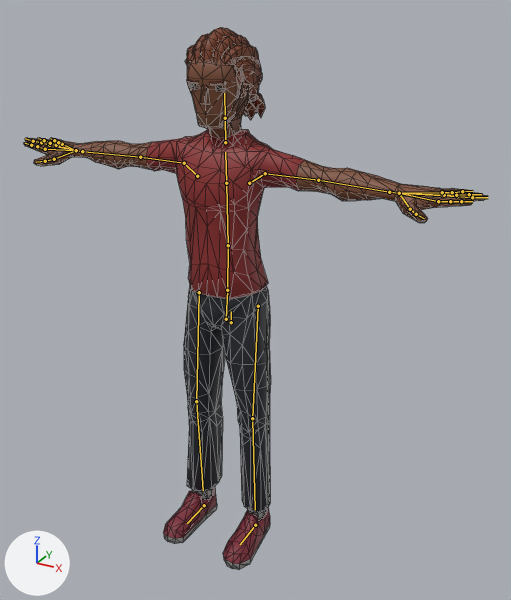
The glTF model js/models/avatars/club-crowd-vm1.glb: old version first, new version second.
Before and after are seen from a camera (50 mm lens) standing at (1.183, -1.997, 1.961) and looking at (0.13, -0.082, 1.003). Lighting does not change. The marker at lower left points along +X, +Y and +Z. The first picture is the older version. The bones that change, and the others that lie on the model, are drawn over the model as lines. Mesh edges are drawn as thin lines.

The first picture shows 'Casual2_Body'.
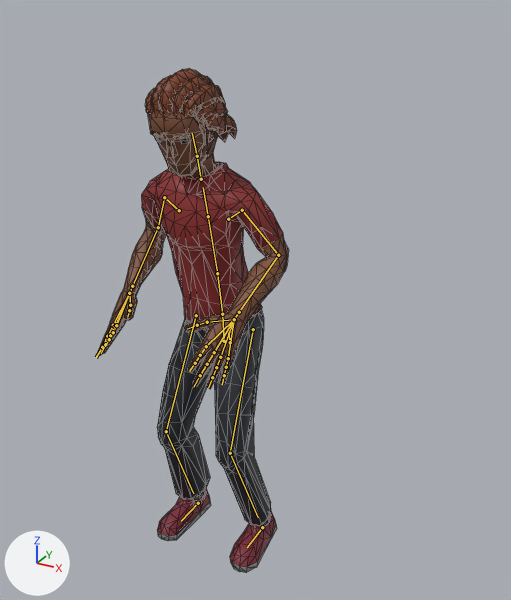
The newer file adds an action. The first version stands in its rest pose; the second is drawn at frame 13 of the action 'Groove_Skank'.

Boxes [x1, y1, x2, y2] around the edits, measured in the pictures (511 x 600 px):
'Casual2_Body', posed (58% narrower, 7% shorter)
    before: [24, 27, 487, 570]
    after: [96, 68, 289, 573]
bone 'Body', root to tip
    before: (231, 322) to (231, 311)
    after: (230, 342) to (228, 332)
bone 'Abdomen', root to tip
    before: (227, 290) to (228, 245)
    after: (222, 314) to (217, 273)
bone 'Torso', root to tip
    before: (228, 245) to (226, 183)
    after: (217, 273) to (208, 216)
bone 'Chest', root to tip
    before: (226, 183) to (225, 152)
    after: (208, 216) to (203, 187)
bone 'Neck', root to tip
    before: (225, 142) to (225, 118)
    after: (201, 179) to (197, 156)
bone 'Head', root to tip
    before: (225, 118) to (224, 93)
    after: (197, 156) to (192, 133)
bone 'UpperArm.L', root to tip
    before: (265, 173) to (318, 180)
    after: (242, 210) to (278, 255)
bone 'LowerArm.L', root to tip
    before: (318, 180) to (389, 192)
    after: (278, 255) to (239, 312)
bone 'Wrist.L', root to tip
    before: (389, 192) to (399, 193)
    after: (239, 312) to (234, 319)
bone 'UpperArm.R', root to tip
    before: (184, 163) to (140, 157)
    after: (164, 197) to (158, 227)
bone 'LowerArm.R', root to tip
    before: (140, 157) to (82, 151)
    after: (158, 227) to (132, 286)
bone 'Wrist.R', root to tip
    before: (82, 151) to (76, 150)
    after: (132, 286) to (129, 293)
bone 'UpperLeg.L', root to tip
    before: (258, 306) to (252, 418)
    after: (253, 329) to (230, 453)
bone 'LowerLeg.L', root to tip
    before: (252, 418) to (255, 510)
    after: (230, 453) to (258, 517)
bone 'UpperLeg.R', root to tip
    before: (199, 292) to (196, 401)
    after: (196, 315) to (166, 431)
bone 'LowerLeg.R', root to tip
    before: (196, 401) to (203, 490)
    after: (166, 431) to (193, 493)
bone 'Foot.L', root to tip
    before: (255, 525) to (240, 544)
    after: (262, 527) to (247, 547)
bone 'Foot.R', root to tip
    before: (204, 505) to (187, 523)
    after: (198, 503) to (181, 521)

The change, as a list of edits to the scene's bpy script:
```text
Change bone_body:
    where bone_body = bpy.data.objects['CharacterArmature'].pose.bones['Body']  # child of 'Root'
    bone_body.location: (0.0, 0.0, 0.0) -> (-0.009, -0.084, -0.004)
    bone_body.rotation_quaternion: (1.0, 0.0, 0.0, 0.0) -> (0.997, 0.079, -0.017, 0.009)  # degrees (0, 0, 0) -> degrees (9, -2, 1)
Change bone_abdomen:
    where bone_abdomen = bpy.data.objects['CharacterArmature'].pose.bones['Abdomen']  # child of 'Hips'
    bone_abdomen.rotation_quaternion: (1.0, 0.0, 0.0, 0.0) -> (1.0, 0.006, -0.002, 0.001)  # degrees (0, 0, 0) -> degrees (1, 0, 0)
Change bone_torso:
    where bone_torso = bpy.data.objects['CharacterArmature'].pose.bones['Torso']  # child of 'Abdomen'
    bone_torso.rotation_quaternion: (1.0, 0.0, 0.0, 0.0) -> (1.0, 0.007, -0.004, 0.002)  # degrees (0, 0, 0) -> degrees (1, 0, 0)
Change bone_chest:
    where bone_chest = bpy.data.objects['CharacterArmature'].pose.bones['Chest']  # child of 'Torso'
    bone_chest.rotation_quaternion: (1.0, 0.0, 0.0, 0.0) -> (1.0, 0.006, -0.004, 0.002)  # degrees (0, 0, 0) -> degrees (1, 0, 0)
Change bone_neck:
    where bone_neck = bpy.data.objects['CharacterArmature'].pose.bones['Neck']  # child of 'Chest'
    bone_neck.rotation_quaternion: (1.0, 0.0, 0.0, 0.0) -> (1.0, 0.015, 0.012, -0.002)  # degrees (0, 0, 0) -> degrees (2, 1, 0)
Change bone_head:
    where bone_head = bpy.data.objects['CharacterArmature'].pose.bones['Head']  # child of 'Neck'
    bone_head.rotation_quaternion: (1.0, 0.0, 0.0, 0.0) -> (1.0, 0.022, 0.018, -0.003)  # degrees (0, 0, 0) -> degrees (3, 2, 0)
Change bone_upperarm_l:
    where bone_upperarm_l = bpy.data.objects['CharacterArmature'].pose.bones['UpperArm.L']  # child of 'Shoulder.L'
    bone_upperarm_l.rotation_quaternion: (1.0, 0.0, 0.0, 0.0) -> (0.87, -0.466, 0.154, -0.033)  # degrees (0, 0, 0) -> degrees (-58, 14, -12)
Change bone_lowerarm_l:
    where bone_lowerarm_l = bpy.data.objects['CharacterArmature'].pose.bones['LowerArm.L']  # child of 'UpperArm.L'
    bone_lowerarm_l.rotation_quaternion: (1.0, 0.0, 0.0, 0.0) -> (0.804, -0.006, 0.0, -0.594)  # degrees (0, 0, 0) -> degrees (-1, 0, -73)
Change bone_wrist_l:
    where bone_wrist_l = bpy.data.objects['CharacterArmature'].pose.bones['Wrist.L']  # child of 'LowerArm.L'
    bone_wrist_l.rotation_quaternion: (1.0, 0.0, 0.0, 0.0) -> (0.999, -0.01, 0.0, -0.04)  # degrees (0, 0, 0) -> degrees (-1, 0, -5)
Change bone_upperarm_r:
    where bone_upperarm_r = bpy.data.objects['CharacterArmature'].pose.bones['UpperArm.R']  # child of 'Shoulder.R'
    bone_upperarm_r.rotation_quaternion: (1.0, 0.0, 0.0, 0.0) -> (-0.851, 0.479, 0.213, 0.011)  # degrees (0, 0, 0) -> degrees (-61, -22, 12)
Change bone_lowerarm_r:
    where bone_lowerarm_r = bpy.data.objects['CharacterArmature'].pose.bones['LowerArm.R']  # child of 'UpperArm.R'
    bone_lowerarm_r.rotation_quaternion: (1.0, 0.0, 0.0, 0.0) -> (-0.81, 0.006, 0.0, -0.586)  # degrees (0, 0, 0) -> degrees (-1, 0, 72)
Change bone_wrist_r:
    where bone_wrist_r = bpy.data.objects['CharacterArmature'].pose.bones['Wrist.R']  # child of 'LowerArm.R'
    bone_wrist_r.rotation_quaternion: (1.0, 0.0, 0.0, 0.0) -> (-0.999, 0.01, 0.0, -0.04)  # degrees (0, 0, 0) -> degrees (-1, 0, 5)
Change bone_upperleg_l:
    where bone_upperleg_l = bpy.data.objects['CharacterArmature'].pose.bones['UpperLeg.L']  # child of 'Body'
    bone_upperleg_l.rotation_quaternion: (1.0, 0.0, 0.0, 0.0) -> (0.964, -0.018, -0.021, 0.265)  # degrees (0, 0, 0) -> degrees (-3, -2, 31)
Change bone_lowerleg_l:
    where bone_lowerleg_l = bpy.data.objects['CharacterArmature'].pose.bones['LowerLeg.L']  # child of 'UpperLeg.L'
    bone_lowerleg_l.rotation_quaternion: (1.0, 0.0, 0.0, 0.0) -> (-0.935, -0.355, -0.011, 0.001)  # degrees (0, 0, 0) -> degrees (42, 1, 0)
Change bone_upperleg_r:
    where bone_upperleg_r = bpy.data.objects['CharacterArmature'].pose.bones['UpperLeg.R']  # child of 'Body'
    bone_upperleg_r.rotation_quaternion: (1.0, 0.0, 0.0, 0.0) -> (-0.961, 0.013, 0.018, 0.277)  # degrees (0, 0, 0) -> degrees (-1, -2, -32)
Change bone_lowerleg_r:
    where bone_lowerleg_r = bpy.data.objects['CharacterArmature'].pose.bones['LowerLeg.R']  # child of 'UpperLeg.R'
    bone_lowerleg_r.rotation_quaternion: (1.0, 0.0, 0.0, 0.0) -> (0.931, 0.366, -0.005, 0.001)  # degrees (0, 0, 0) -> degrees (43, -1, 0)
Change bone_foot_l:
    where bone_foot_l = bpy.data.objects['CharacterArmature'].pose.bones['Foot.L']  # child of 'Root'
    bone_foot_l.location: (0.0, 0.0, 0.0) -> (0.03, 0.0, 0.0)
Change bone_foot_r:
    where bone_foot_r = bpy.data.objects['CharacterArmature'].pose.bones['Foot.R']  # child of 'Root'
    bone_foot_r.location: (0.0, 0.0, 0.0) -> (-0.03, 0.0, 0.0)
```
